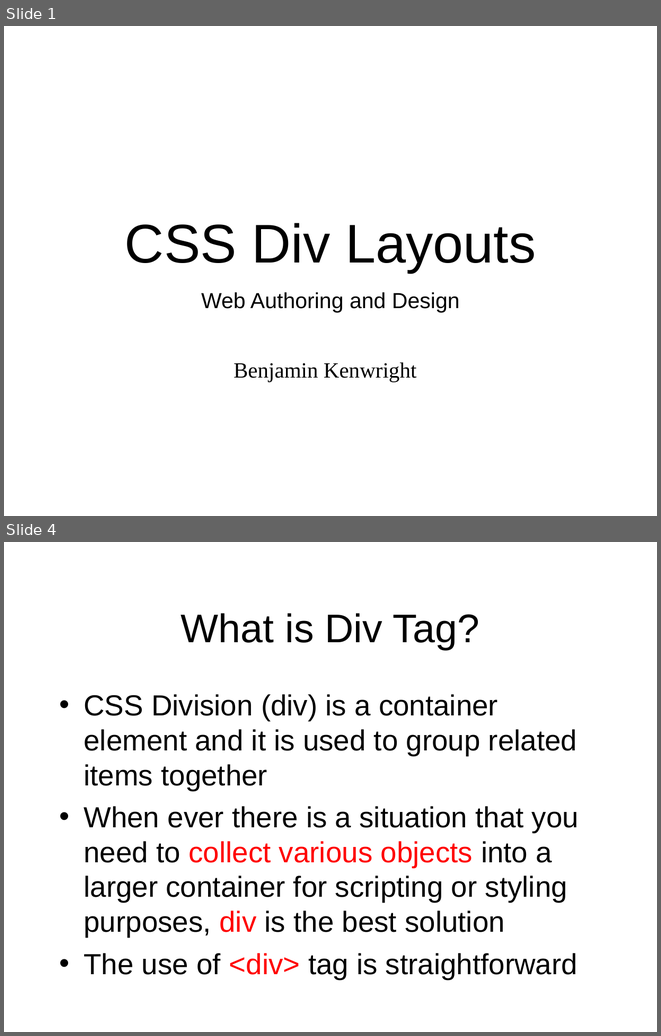
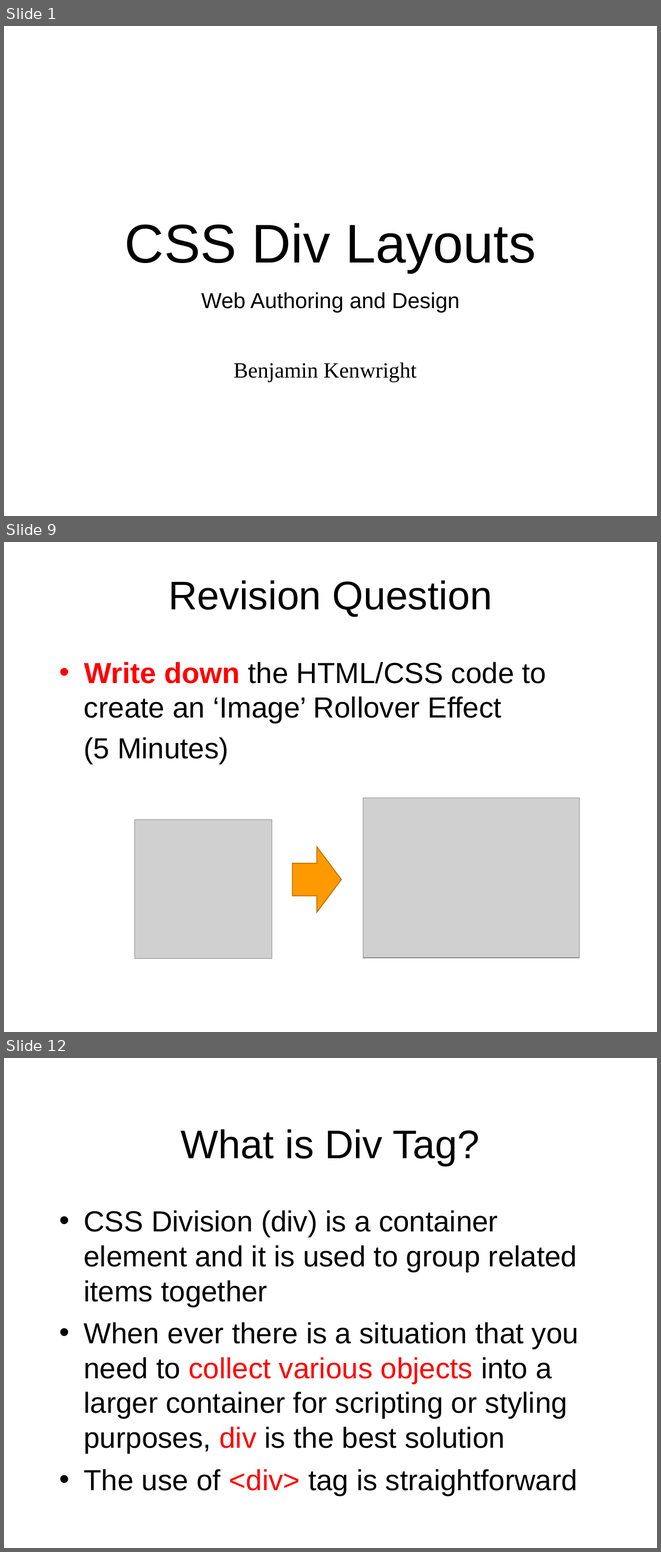
Before and after one commit to octaviordz/zjnu2017.github.io, a slide deck: WAD/lectures/070--CSS.Div.Layout.pptx. Shown one above the other, each under a label of ours: slides 1 and 4 before the commit, slides 1, 9 and 12 after it; the slides between them are not shown. The pictures are 661x1036 and 661x1552 pixels, drawn with LibreOffice and Linux fonts; fonts in the diff are those of the drawing; grey boxes stand for pictures. Boxes give left, top, right and bottom in pixels: in the first picture for what was removed or moved away, otherwise in the second. Text is boxed around its words. In the diff, an @@ line names an element or a change of style, - is before the commit and + after.

```diff
--- a/WAD/lectures/070--CSS.Div.Layout.pptx
+++ b/WAD/lectures/070--CSS.Div.Layout.pptx
@@ slide 9 added at (x1=4, y1=542, x2=657, y2=1032), background #FFFFFF @@
@@ title added at (x1=168, y1=580, x2=492, y2=617), 44 pt, text #000000 @@
+Revision Question
@@ text added at (x1=84, y1=662, x2=547, y2=764), 32 pt, text #000000 @@
+• Write down the HTML/CSS code to create an ‘Image’ Rollover Effect
+(5 Minutes)
@@ picture added at (x1=363, y1=798, x2=579, y2=958) @@
@@ picture added at (x1=134, y1=820, x2=272, y2=958) @@
@@ right arrow added at (x1=293, y1=847, x2=342, y2=912), fill #FF9900, outline #BD7100 1 pt @@
@@ what was slide 4 is now slide 12 @@
```
Also in this commit, not shown: 5 slides changed, 11 other slides added, 2 slides removed.
